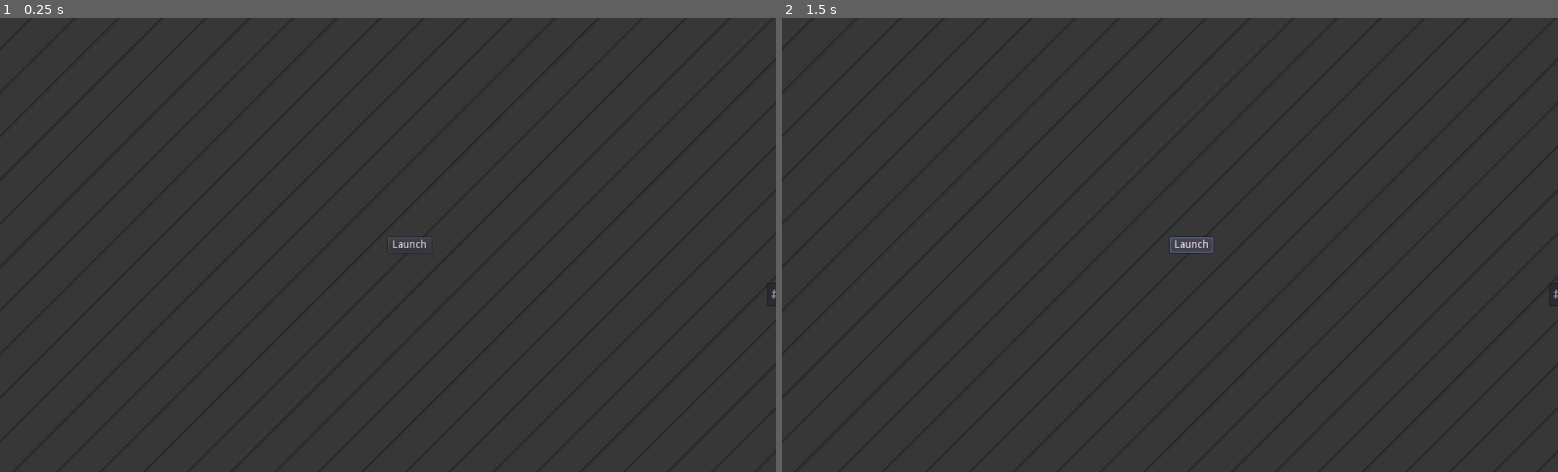
Above: before the commit, frames 1-2 (left to right).
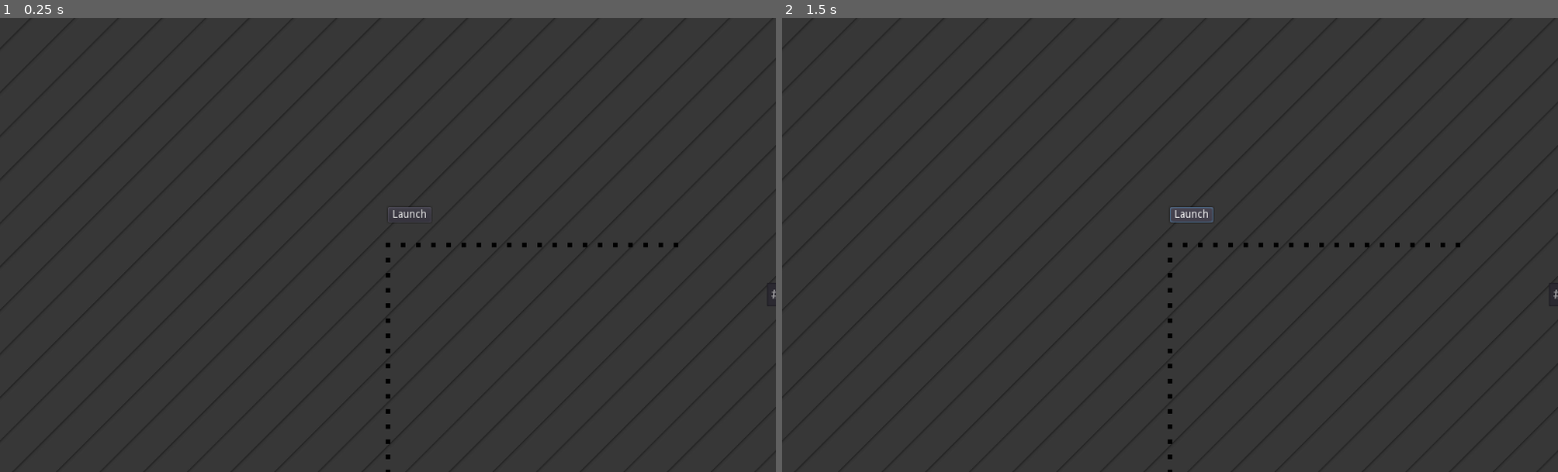
Above: after the commit, the same moments.

Repository: davidpogosian/Bipartite_Matching_Sim
Game: Godot game, scene res://Main.tscn
Two runs of this game, one before a commit and one after it. Both use one fixed random seed, a clock stepped at 60 frames per second and the inputs below. The engine's default icon, where the game draws it, is replaced by a stand-in: a white triangle on a blue panel in a dark square.
Inputs:
- Up to frame 1 (0.25 s): no input
- Up to frame 2 (1.5 s): click "Launch" at 0.5 s; click "Launch" at 1.25 s

The runs differ from the first frame. In frame 1, 0.3% of the frame differs, in the area x 49-88%, y 41-100%; in frame 2, 0.4%.

Commit message:
added graphical representation

Diff:
--- /dev/null
+++ b/Prefabs/Dot.tscn
@@ -0,0 +1,8 @@
+[gd_scene load_steps=2 format=2]
+
+[ext_resource path="res://Textures/tickmark.png" type="Texture" id=1]
+
+[node name="Dot" type="Node2D"]
+
+[node name="Sprite" type="Sprite" parent="."]
+texture = ExtResource( 1 )
--- a/Scripts/Main.gd
+++ b/Scripts/Main.gd
@@ -1,30 +1,34 @@
 extends Node
 
+# textures for dots
+var green_dot = preload('res://Textures/green_dot.png')
+var black_dot = preload('res://Textures/black_dot.png')
+var blue_dot = preload('res://Textures/tickmark.png')
+
+# prefabs
+var dot = preload('res://Prefabs/Dot.tscn')
 var panel = preload('res://Prefabs/Panel.tscn')
 var button = preload('res://Prefabs/Button.tscn')
 var button2 = preload('res://Prefabs/Button2.tscn')
 var disappearing = preload('res://Prefabs/Disappearing_Button.tscn')
-var panels = []
+
 var MAX_VERTICES = 10
 var PANEL_SPREAD = 600
 var PANEL_SHIFT = 500
+
+var panels = []
 var first_panel = null
 
-# make extra panels copy first panel
-# save and load json
-
 func _ready():
-	# ///////////////// #
-	var test_edges = [[0, 10], [0, 13], [1, 12], [1, 15], [16, 1], [2, 11], [2, 13], [14, 2], [3, 11], [3, 16], [4, 14], [15, 4], [4, 16], [5, 12], [5, 15], [6, 15], [6, 16]]
-	var u_vertices = 7
-	var v_vertices = 7
-	#hopcroft_karp(test_edges, u_vertices, v_vertices)
-	# ///////////////// #
+	# graph
+	for i in range(20):
+		make_dot(Vector2(i * 20, 0), black_dot)
+		make_dot(Vector2(0, i * 20), black_dot)
 
 	# run button
 	var submit_button = button2.instance()
 	submit_button.set_text('Launch')
-	submit_button.set_position(Vector2(0, -10))
+	submit_button.set_position(Vector2(0, -50))
 	submit_button.connect('pressed', self, 'run')
 	add_child(submit_button)
 
@@ -41,6 +45,12 @@
 		add_button.set_algo('hopcroft_karp')
 		add_button.set_position(Vector2(PANEL_SHIFT + PANEL_SPREAD * i + PANEL_SPREAD, 0))
 		add_child(add_button)
+
+func make_dot(pos, texture):
+	var new_dot = dot.instance()
+	new_dot.get_node("Sprite").set_texture(texture)
+	new_dot.set_position(pos)
+	add_child(new_dot)
 
 func new_panel(algo, pos):
 	var new_panel = panel.instance()
@@ -56,6 +66,14 @@
 		var algo = panel.get_algorithm()
 		if algo == 'hopcroft_karp':
 			edges = hopcroft_karp(panel.get_edges(), panel.get_u(), panel.get_v())
+
+			# graph output
+			for edge in panel.get_edges():
+				if edge in edges:
+					make_dot(Vector2(edge[0] * 20, edge[1] * 20), green_dot)
+				else:
+					make_dot(Vector2(edge[0] * 20, edge[1] * 20), blue_dot)
+
 		if algo == 'david':
 			edges = david(panel.get_edges())
 		panel.launch(edges)
--- a/Scripts/Panel.gd
+++ b/Scripts/Panel.gd
@@ -212,6 +212,7 @@
 
 func launch(matching):
 	for edge in matching:
-		connections[edges.find(edge)][2].set_texture(match_texture) #nonsense here
+		connections[edges.find(edge)][2].set_texture(match_texture)
+
 	#var json_data = JSON.print(matching)
 	#print('data: ', JSON.parse(json_data).result)
--- a/Scripts/Vertex.gd
+++ b/Scripts/Vertex.gd
@@ -28,7 +28,12 @@
 			line.set_begin_cap_mode(Line2D.LINE_CAP_ROUND)
 			line.set_end_cap_mode(Line2D.LINE_CAP_ROUND)
 			panel.add_child(line)
-			panel.add_connection([grabbed.get_index(), index, line])
+			var new_connection = null
+			if index < grabbed.get_index():
+				new_connection = [index, grabbed.get_index(), line]
+			else:
+				new_connection = [grabbed.get_index(), index, line]
+			panel.add_connection(new_connection)
 
 func _process(delta):
 	pass
Binary file added: Textures/black_dot.png
Not shown, added: Textures/black_dot.png.import
Binary file added: Textures/green_dot.png
Not shown, added: Textures/green_dot.png.import
Binary file added: Textures/tickmark.png
Not shown, added: Textures/tickmark.png.import
